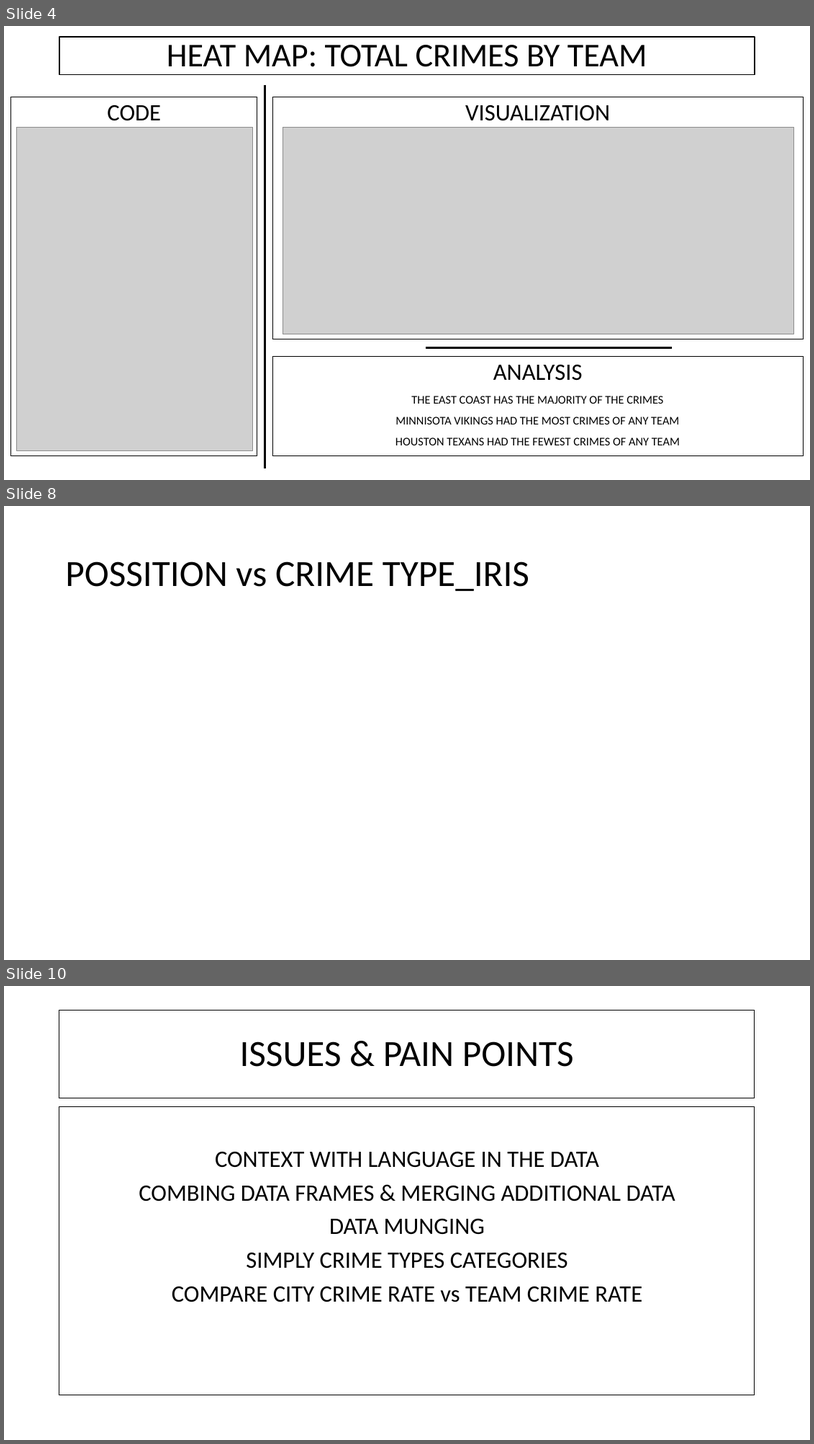
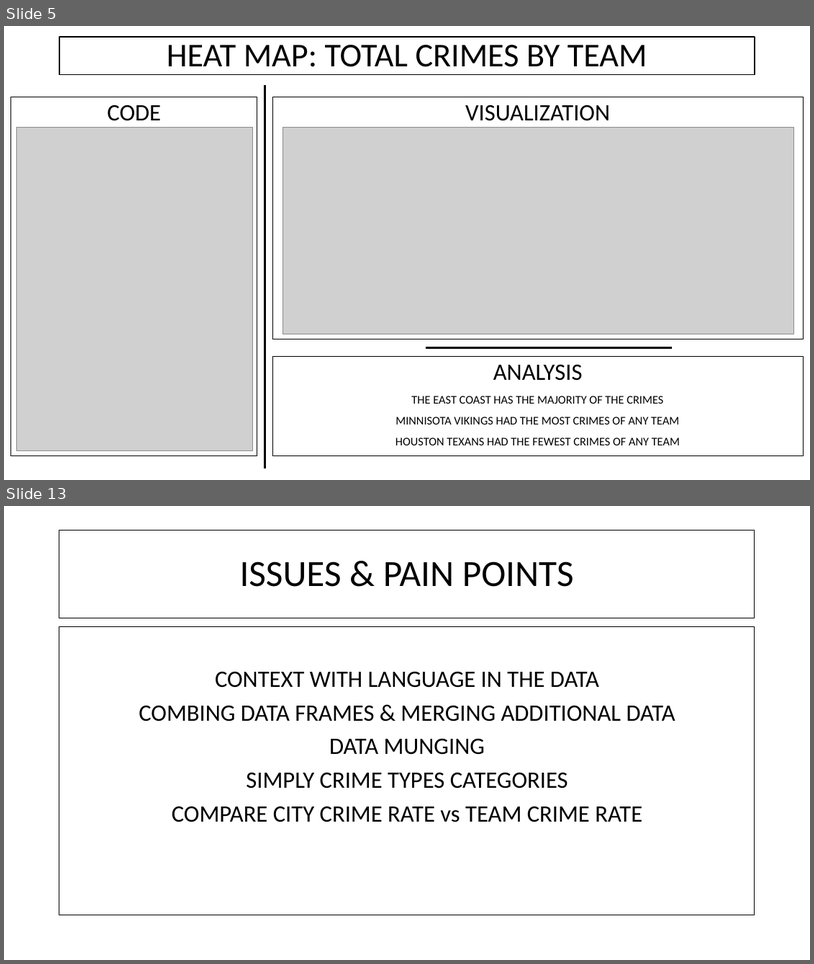
Before and after one commit to alecslaney/project2, a slide deck: CHADS_CODING/CRIME + NFL.pptx. Shown one above the other, each under a label of ours: slides 4, 8 and 10 before the commit, slides 5 and 13 after it; the slides between them are not shown. The pictures are 814x1444 and 814x964 pixels, drawn with LibreOffice and Linux fonts; fonts in the diff are those of the drawing; grey boxes stand for pictures. Boxes give left, top, right and bottom in pixels: in the first picture for what was removed or moved away, otherwise in the second. Text is boxed around its words. In the diff, an @@ line names an element or a change of style, - is before the commit and + after.

```diff
--- a/CHADS_CODING/CRIME + NFL.pptx
+++ b/CHADS_CODING/CRIME + NFL.pptx
@@ slide 8 removed at bbox=[4, 506, 810, 960], background #FFFFFF @@
@@ title removed at bbox=[65, 561, 530, 591] @@
-POSSITION vs CRIME TYPE_IRIS
@@ what was slide 4 is now slide 5 @@
@@ what was slide 10 is now slide 13 @@
```
Also in this commit, not shown: 2 slides changed, 9 slides added, 4 other slides removed.
